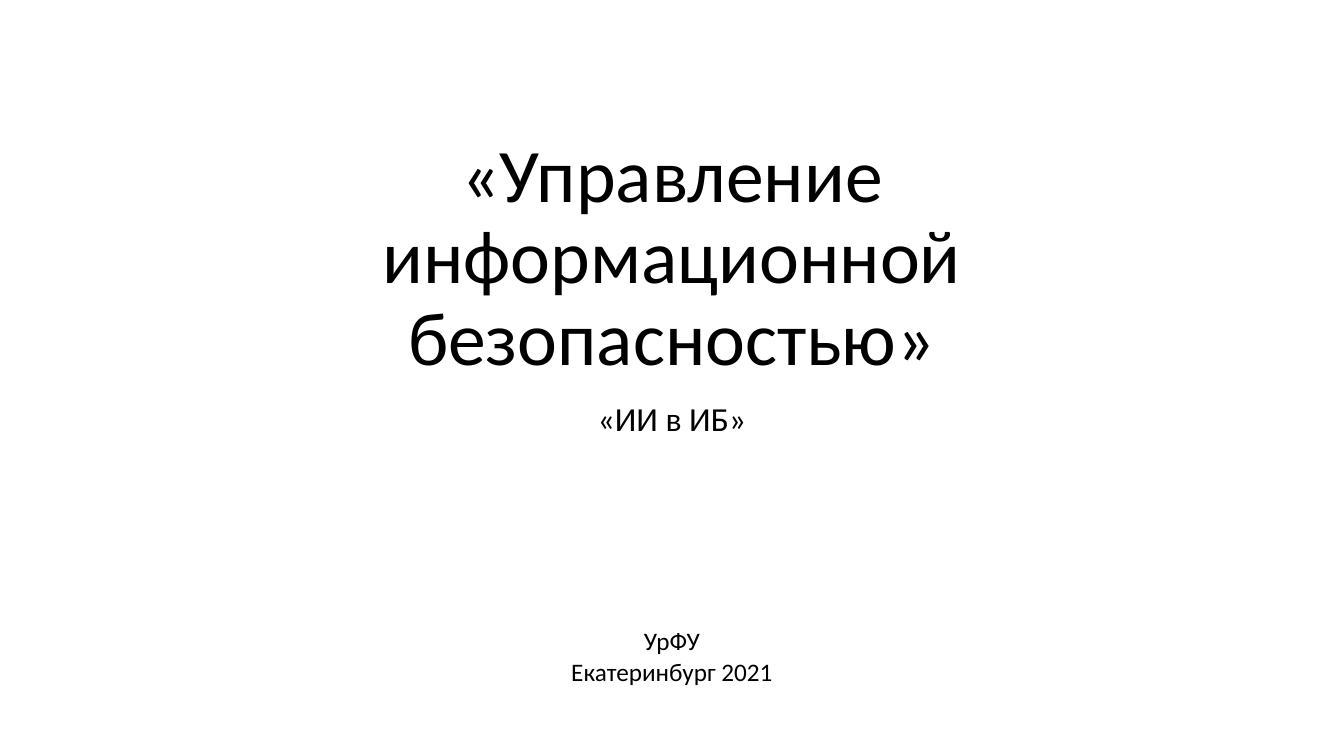
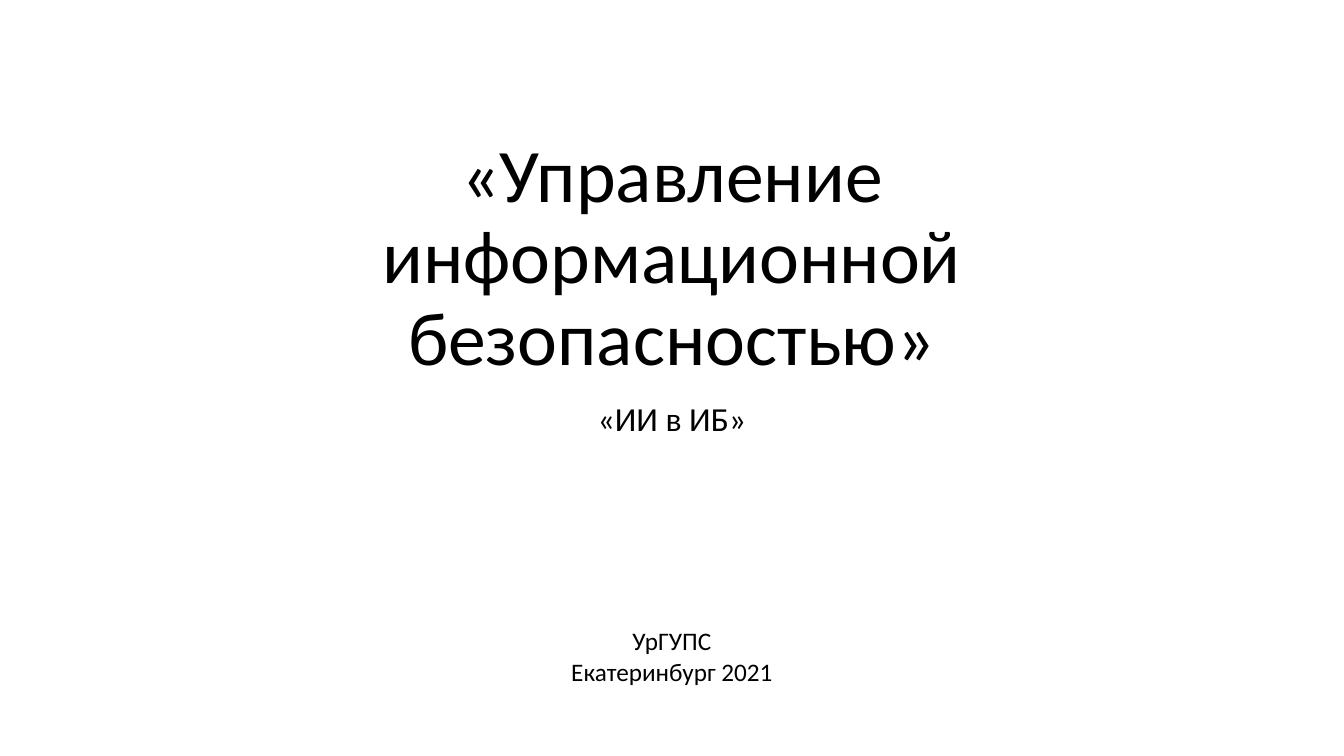
Before and after one commit to CyberLympha/AI-for-IS-Course, a slide deck: slide 1 of Примеры/Лекции/ИИ в ИБ.ppt. Drawn at 1344x756 pixels with LibreOffice and Linux fonts; fonts in the diff are those of the drawing; background and template pictures are left out. Boxes give left, top, right and bottom in pixels: in the first picture for what was removed or moved away, otherwise in the second. Text is boxed around its words. In the diff, an @@ line names an element or a change of style, - is before the commit and + after.

```diff
--- a/Примеры/Лекции/ИИ в ИБ.ppt
+++ b/Примеры/Лекции/ИИ в ИБ.ppt
@@ text at bbox=[632, 633, 711, 654]: text changed @@
-УрФУ
+УрГУПС
```
Also in this commit, not shown: 1 slide added, 9 other files.
